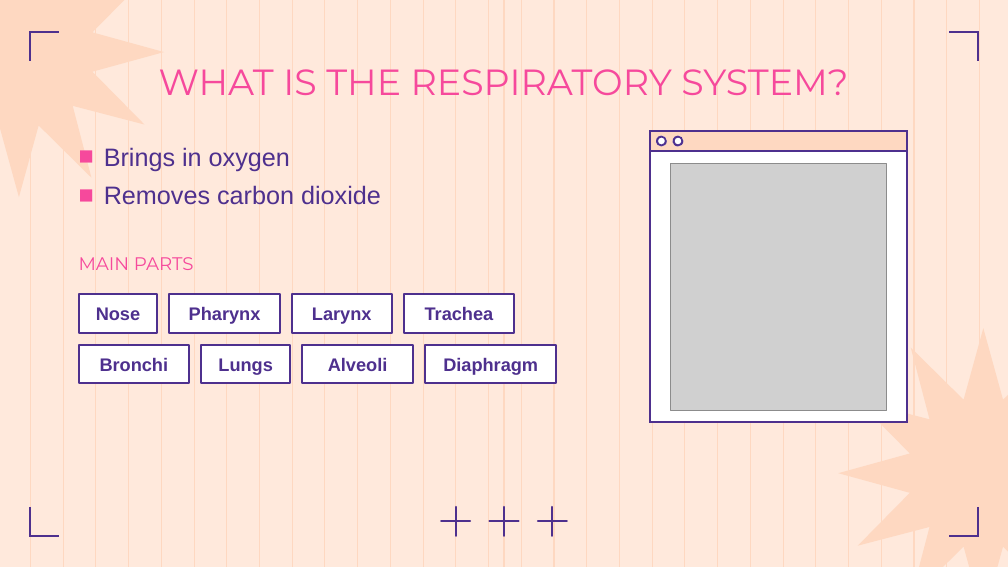
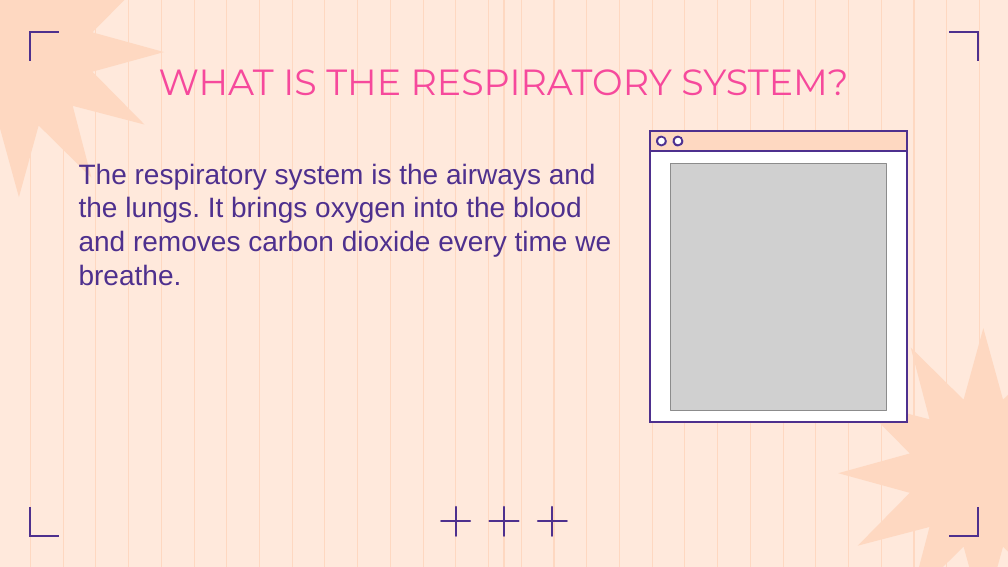
Before and after one commit to Ezkiel2004/Anthropotomy, a slide deck: slide 5 of docs/body-systems/respiratory-system.pptx. Drawn at 1008x567 pixels with LibreOffice and Linux fonts; fonts in the diff are those of the drawing; grey boxes stand for pictures. Boxes give left, top, right and bottom in pixels: in the first picture for what was removed or moved away, otherwise in the second. Text is boxed around its words. In the diff, an @@ line names an element or a change of style, - is before the commit and + after.

```diff
--- a/docs/body-systems/respiratory-system.pptx
+++ b/docs/body-systems/respiratory-system.pptx
@@ text at bbox=[79, 163, 611, 286]: text changed; size 18 to 20 pt @@
-■ Brings in oxygen
-■ Removes carbon dioxide
+The respiratory system is the airways and the lungs. It brings oxygen into the blood and removes carbon dioxide every time we breathe.
@@ text removed at bbox=[79, 257, 194, 270] @@
-MAIN PARTS
@@ rectangle removed at bbox=[79, 294, 157, 333] @@
-Nose
@@ rectangle removed at bbox=[169, 294, 279, 333] @@
-Pharynx
@@ rectangle removed at bbox=[292, 294, 392, 333] @@
-Larynx
@@ rectangle removed at bbox=[403, 294, 513, 333] @@
-Trachea
@@ rectangle removed at bbox=[79, 345, 188, 383] @@
-Bronchi
@@ rectangle removed at bbox=[202, 345, 291, 383] @@
-Lungs
@@ rectangle removed at bbox=[302, 345, 412, 383] @@
-Alveoli
@@ rectangle removed at bbox=[424, 345, 555, 383] @@
-Diaphragm
```
Also in this commit, not shown: 5 other slides changed, 1 slide added, 10 other files.
